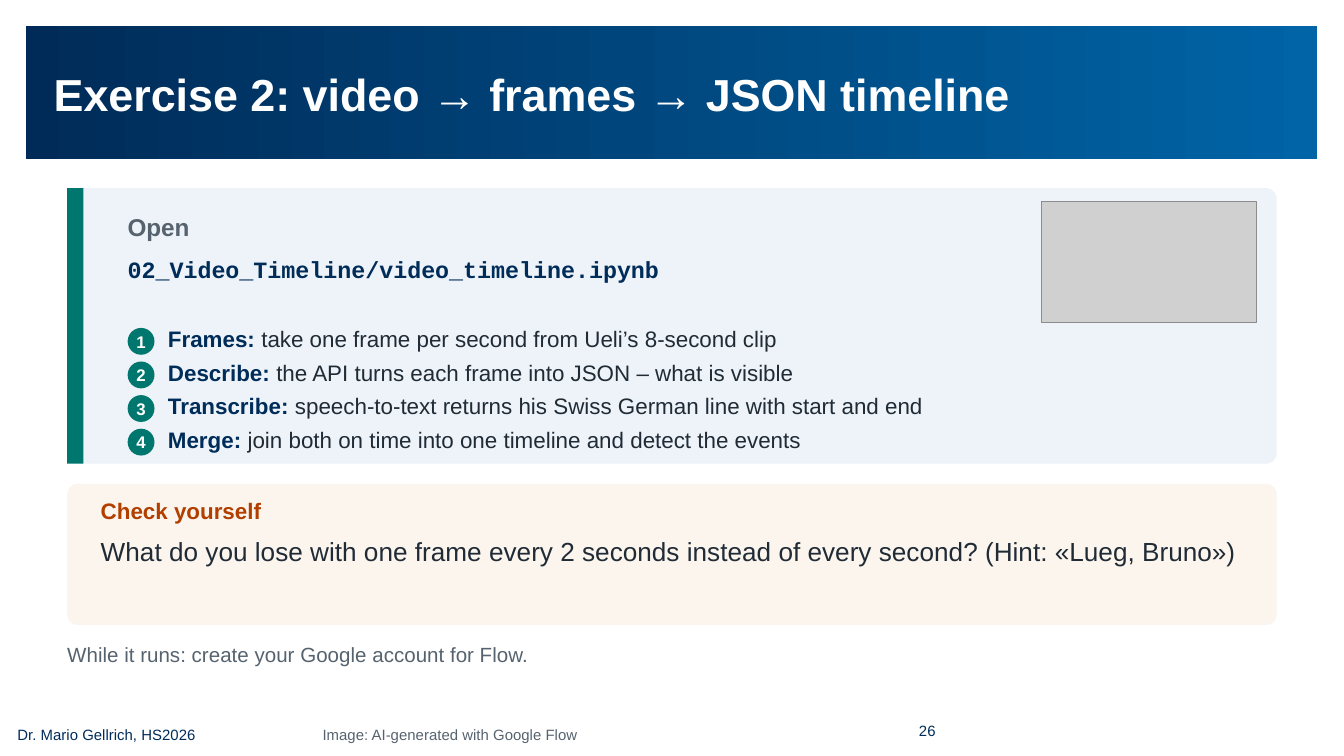
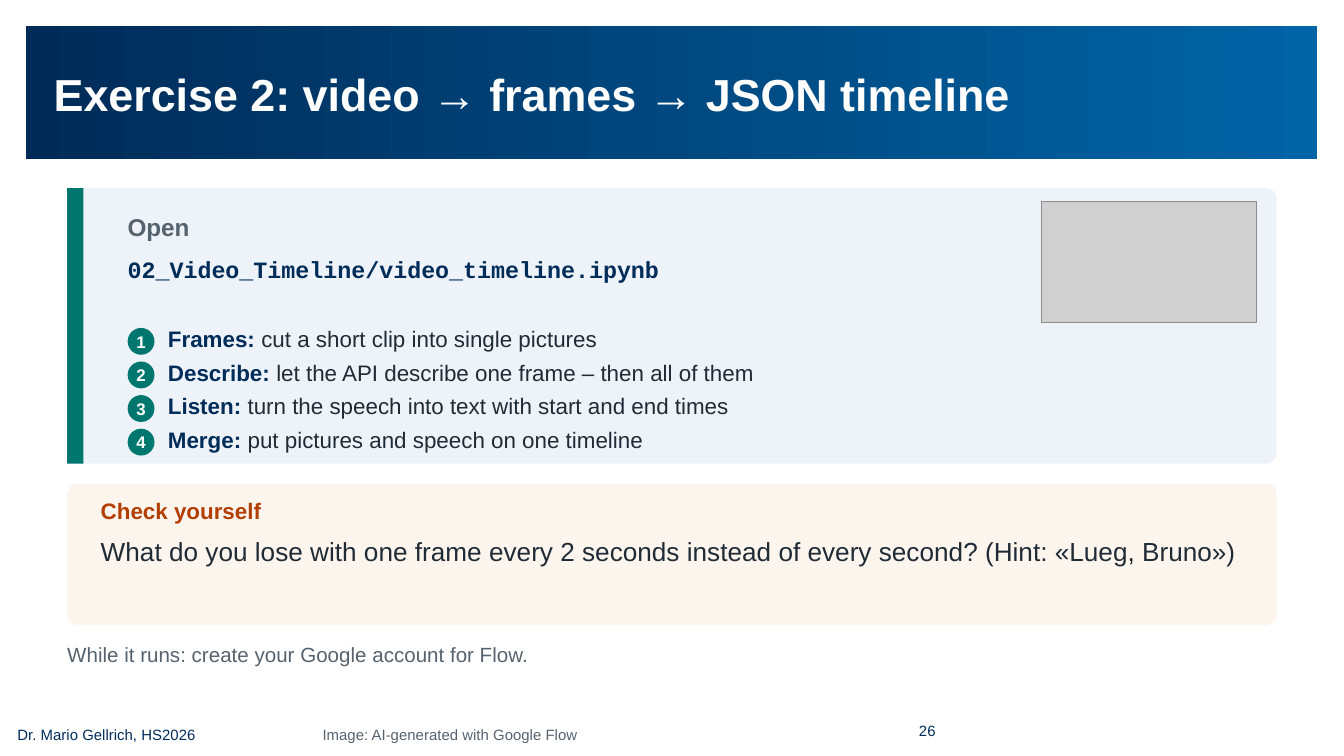
Before and after one commit to mario-gellrich-zhaw/multimodal_extraction_generation, a slide deck: slide 26 of slides/Slides_MSC_Data_Science_Week_13_EN_barrierefrei.pptx. Drawn at 1344x756 pixels with LibreOffice and Linux fonts; fonts in the diff are those of the drawing; grey boxes stand for pictures; background and template pictures are left out. Boxes give left, top, right and bottom in pixels: in the first picture for what was removed or moved away, otherwise in the second. Text is boxed around its words. In the diff, an @@ line names an element or a change of style, - is before the commit and + after.

```diff
--- a/slides/Slides_MSC_Data_Science_Week_13_EN_barrierefrei.pptx
+++ b/slides/Slides_MSC_Data_Science_Week_13_EN_barrierefrei.pptx
@@ text at (168, 330, 596, 352): text changed @@
-Frames: take one frame per second from Ueli’s 8-second clip
+Frames: cut a short clip into single pictures
@@ text at (168, 364, 754, 382): text changed @@
-Describe: the API turns each frame into JSON – what is visible
+Describe: let the API describe one frame – then all of them
@@ text at (168, 397, 728, 419): text changed @@
-Transcribe: speech-to-text returns his Swiss German line with start and end
+Listen: turn the speech into text with start and end times
@@ text at (168, 431, 643, 453): text changed @@
-Merge: join both on time into one timeline and detect the events
+Merge: put pictures and speech on one timeline
```
Also in this commit, not shown: 4 other slides changed, 5 other files.
